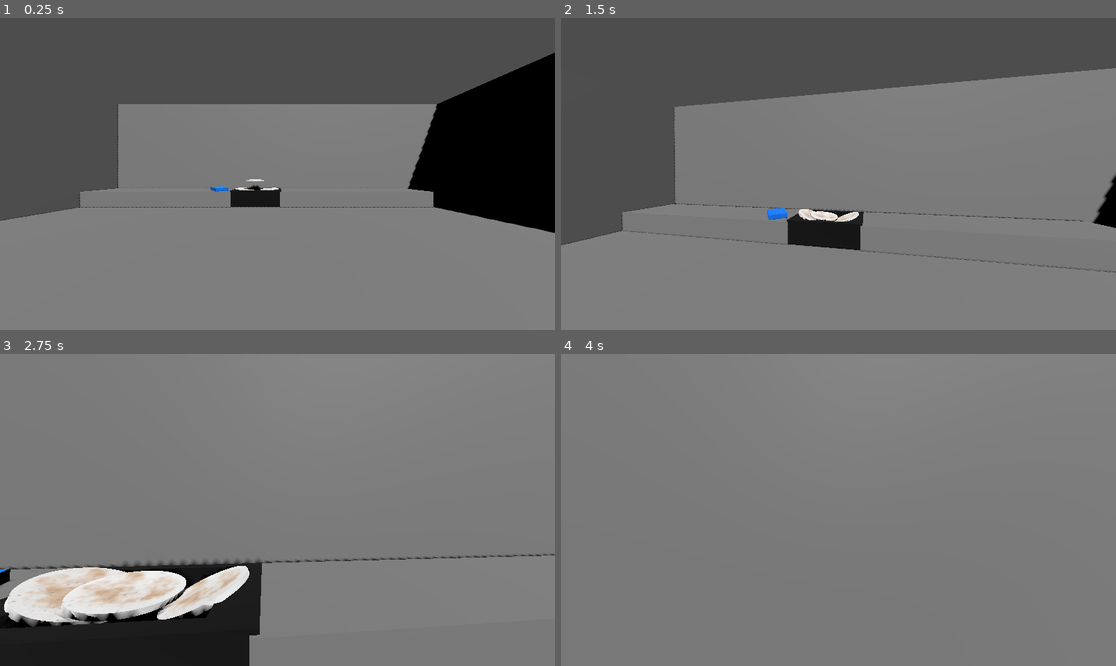
Above: before the commit, frames 1-4 (two rows, left to right).
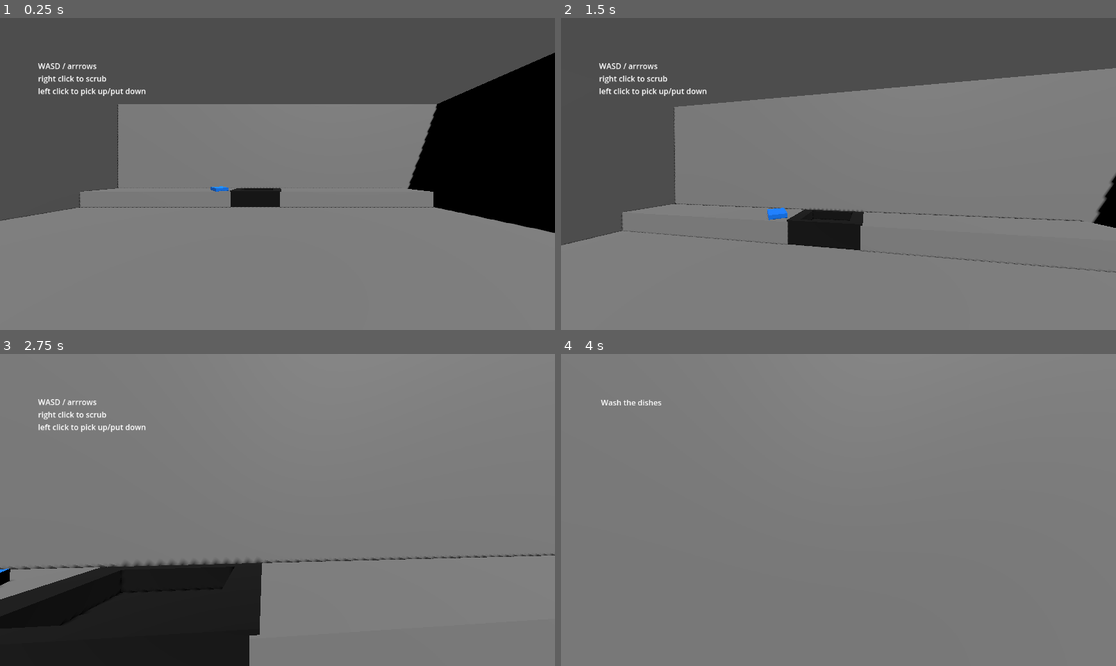
Above: after the commit, the same moments.

Repository: AKM372/STAR-Scholars-Project-2026
Game: Godot game, scene res://world.tscn
Same seed, same stepped clock (60 frames per second), same inputs: the game is played once before the commit and once after it.
Inputs (mouse positions are in pixels of both pictures, inside the frame that each line leads up to):
- Up to frame 1 (0.25 s): no input
- Up to frame 2 (1.5 s): tap Enter at 0.5, 1.25 s; move the mouse to (866, 174) at 0.52 s; hold Right mouse button (scrub) 0.53-1.28 s; hold Up (forward) from 0.53 s (still down); tap Space (jump) at 0.77 s; move the mouse to (810, 174) at 1.27 s; click (810, 174) at 1.35 s
- Up to frame 3 (2.75 s): keep holding Up (forward); tap Space (jump) at 1.52 s; right-click (249, 510) at 1.55 s; tap Enter at 2 s; move the mouse to (288, 503) at 2.02 s; hold Right mouse button (scrub) from 2.03 s (still down)
- Up to frame 4 (4 s): keep holding Up (forward); tap Enter at 2.75 s; move the mouse to (832, 516) at 2.77 s; release Right mouse button (scrub) at 2.78 s; right-click (832, 516) at 2.85 s; tap Space (jump) at 3.02, 3.77 s; move the mouse to (877, 513) at 3.52 s; press the mouse at (877, 513) at 3.53 s; right-click (877, 513) at 3.8 s

The runs differ from the first frame. In frame 1, 0.5% of the frame differs, in the area x 6-51%, y 14-56%; in frame 2, 0.7%; in frame 3, 6.5%, in the area x 0-45%, y 14-88%; in frame 4, 0.1%.

Commit message:
preliminary HUD
i want there to be a vocal narration telling the player to do the dishes, and shaming them for not doing them. to simulate this in this budget version, i just have "wash the dishes" ominously in the corner. i also added the controls so that i do not have to be involved. my first playtest revealed the learning by trial and error, so i suppose it's working as intended?

Diff:
--- a/world.gd
+++ b/world.gd
@@ -4,9 +4,14 @@
 @onready var plate_markers: Node3D = $PlateMarkers
 var spawn_points: Array[Node3D] = []
 var plates_cleaned := 0
-
+@onready var instructions: Label = $CanvasLayer/Instructions
+@onready var label: Label = $CanvasLayer/Label
 
 func _ready() -> void:
+	label.hide()
+	await get_tree().create_timer(3.0).timeout
+	instructions.hide()
+	label.show()
 	for child in plate_markers.get_children():
 		if child is Marker3D:
 			spawn_points.append(child)
@@ -15,7 +20,6 @@
 
 func _on_plate_cleaned():
 	plates_cleaned += 1
-	print("plates cleaned: ", plates_cleaned)
 	if plates_cleaned >= 3:
 		_spawn_new_plates()
 
--- a/world.tscn
+++ b/world.tscn
@@ -144,3 +144,21 @@
 
 [node name="Marker3D3" type="Marker3D" parent="PlateMarkers"]
 transform = Transform3D(1, 0, 0, 0, 1, 0, 0, 0, 1, -0.43, 0.783, -8.505)
+
+[node name="CanvasLayer" type="CanvasLayer" parent="."]
+
+[node name="Instructions" type="Label" parent="CanvasLayer"]
+offset_left = 79.0
+offset_top = 88.0
+offset_right = 303.0
+offset_bottom = 163.0
+text = "WASD / arrrows
+right click to scrub
+left click to pick up/put down"
+
+[node name="Label" type="Label" parent="CanvasLayer"]
+offset_left = 83.0
+offset_top = 89.0
+offset_right = 209.0
+offset_bottom = 112.0
+text = "Wash the dishes"
